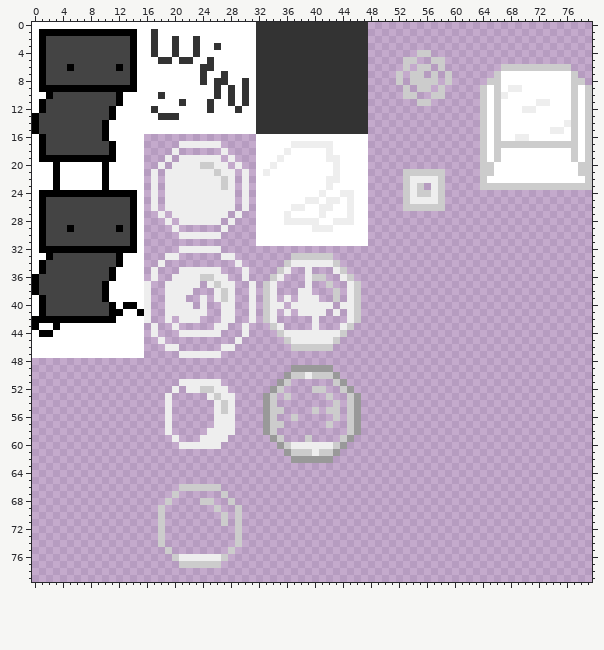
File history of a sprite sheet, bin/spritesheet.png. That is the earlier state.
The file is 80x80 pixels.
Once edited:
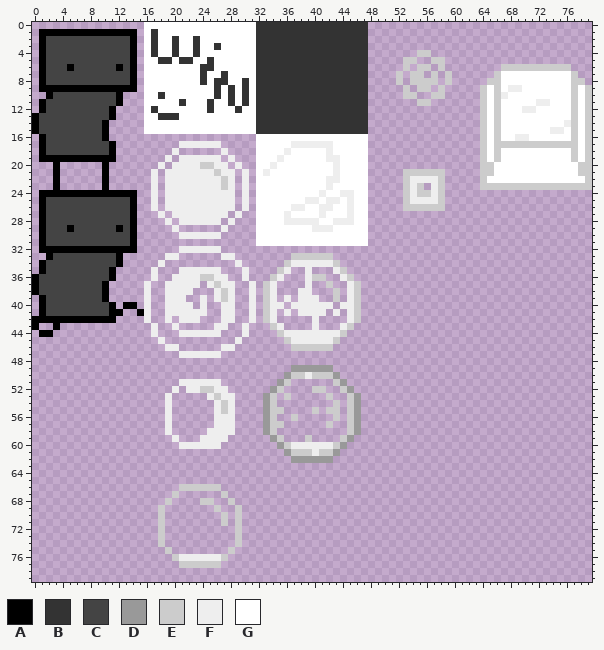
Palette (. is transparent): A #000000  B #333333  C #444444  D #999999  E #cccccc  F #eeeeee  G #ffffff
Diff:
y 0: x 0..15 GGGGGGGGGGGGGGGG -> ................
y 1..9: x 0 G -> .; x 15 G -> .
y 10: x 0..1 GG -> ..; x 13..15 GGG -> ...
y 11: x 0 G -> .; x 13..15 GGG -> ...
y 12: x 0 G -> .; x 12..15 GGGG -> ....
y 13: x 12..15 GGGG -> ....
y 14..15: x 11..15 GGGGG -> .....
y 16: x 0 G -> .; x 11..15 GGGGG -> .....
y 17..19: x 0 G -> .; x 12..15 GGGG -> ....
y 20..23: x 0..2 GGG -> ...; x 4..9 GGGGGG -> ......; x 11..15 GGGGG -> .....
y 24..32: x 0 G -> .; x 15 G -> .
y 33: x 0..1 GG -> ..; x 13..15 GGG -> ...
y 34: x 0 G -> .; x 13..15 GGG -> ...
y 35: x 0 G -> .; x 12..15 GGGG -> ....
y 36: x 12..15 GGGG -> ....
y 37..38: x 11..15 GGGGG -> .....
y 39: x 0 G -> .; x 11..15 GGGGG -> .....
y 40: x 0 G -> .; x 12 G -> .; x 15 G -> .
y 41: x 0 G -> .; x 13..14 GG -> ..
y 42: x 12..15 GGGG -> ....
y 43: x 1..2 GG -> ..; x 4..15 GGGGGGGGGGGG -> ............
y 44: x 0 G -> .; x 3..15 GGGGGGGGGGGGG -> .............
y 45..47: x 0..15 GGGGGGGGGGGGGGGG -> ................
